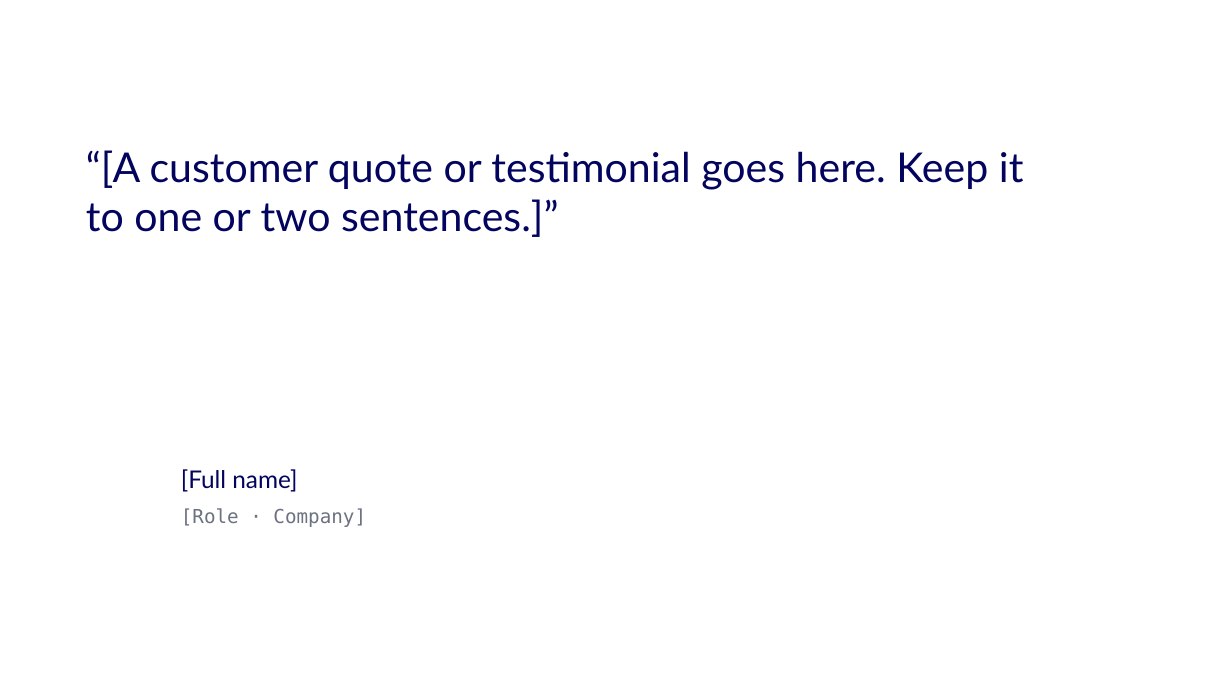
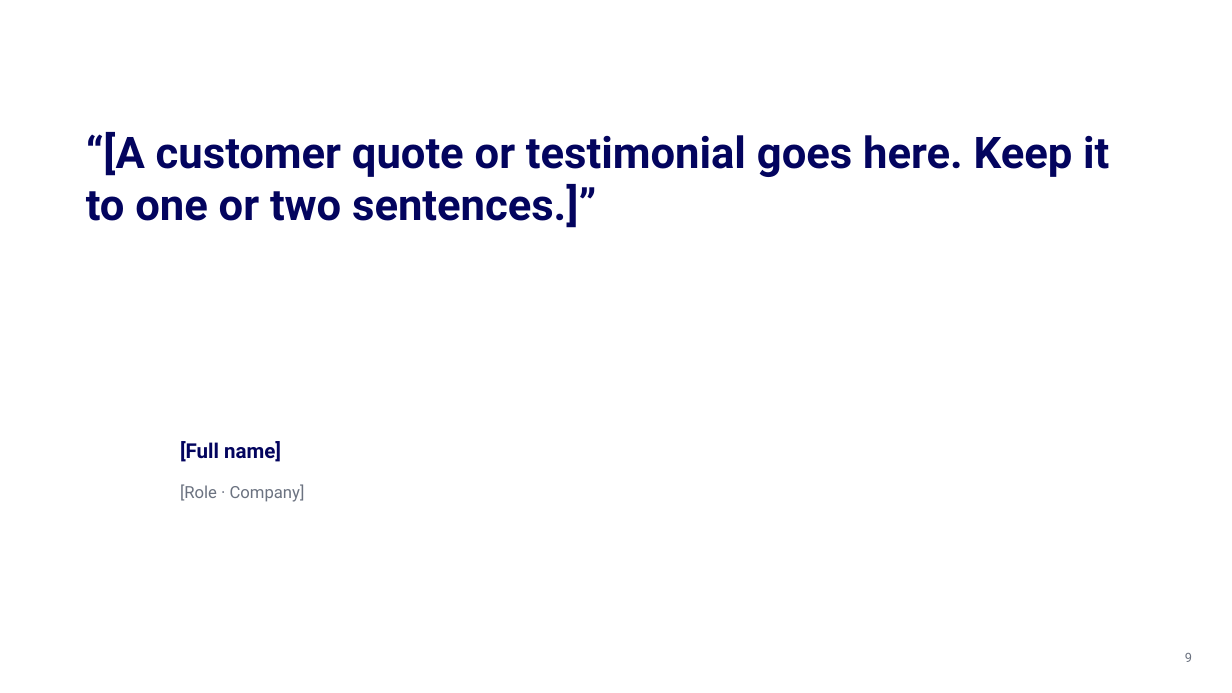
Before and after one commit to accelerate-data/ad-design-system, a slide deck: slide 9 of pitch/Vibedata-Pitch-Template.pptx (slide 8 before the commit). Drawn at 1232x693 pixels with LibreOffice and Linux fonts; fonts in the diff are those of the drawing; background and template pictures are left out. Boxes give left, top, right and bottom in pixels: in the first picture for what was removed or moved away, otherwise in the second. Text is boxed around its words. In the diff, an @@ line names an element or a change of style, - is before the commit and + after.

```diff
--- a/pitch/Vibedata-Pitch-Template.pptx
+++ b/pitch/Vibedata-Pitch-Template.pptx
@@ text "“[A customer quote or testimonial ...": place and size @@
-text "“[A customer quote or testimonial ..." at (86,150,1024,237)
+text "“[A customer quote or testimonial ..." at (86,132,1109,228)
@@ text "“[A customer quote or testimonial ..." at (86,132,1109,228): size 32 to 34 pt, font Lato to Roboto, bold on; indent changed; more space between paragraphs @@
@@ text "[Full name]": place and size @@
-text "[Full name]" at (181,469,297,492)
+text "[Full name]" at (180,441,281,462)
@@ text "[Full name]" at (180,441,281,462): size 19 to 16 pt, font Lato to Roboto, bold on; indent changed; more space between paragraphs; vertical alignment bottom to middle @@
@@ text "[Role · Company]": place and size @@
-text "[Role · Company]" at (181,508,366,527)
+text "[Role · Company]" at (180,484,305,502)
@@ text "[Role · Company]" at (180,484,305,502): size 15 to 13 pt, font DejaVu Sans Mono to Roboto; indent changed; more space between paragraphs; vertical alignment top to middle @@
@@ page number added at (1185,653,1192,662), 10 pt, text #6B7280 @@
+9
```
Also in this commit, not shown: 15 other slides changed, 1 slide added.
